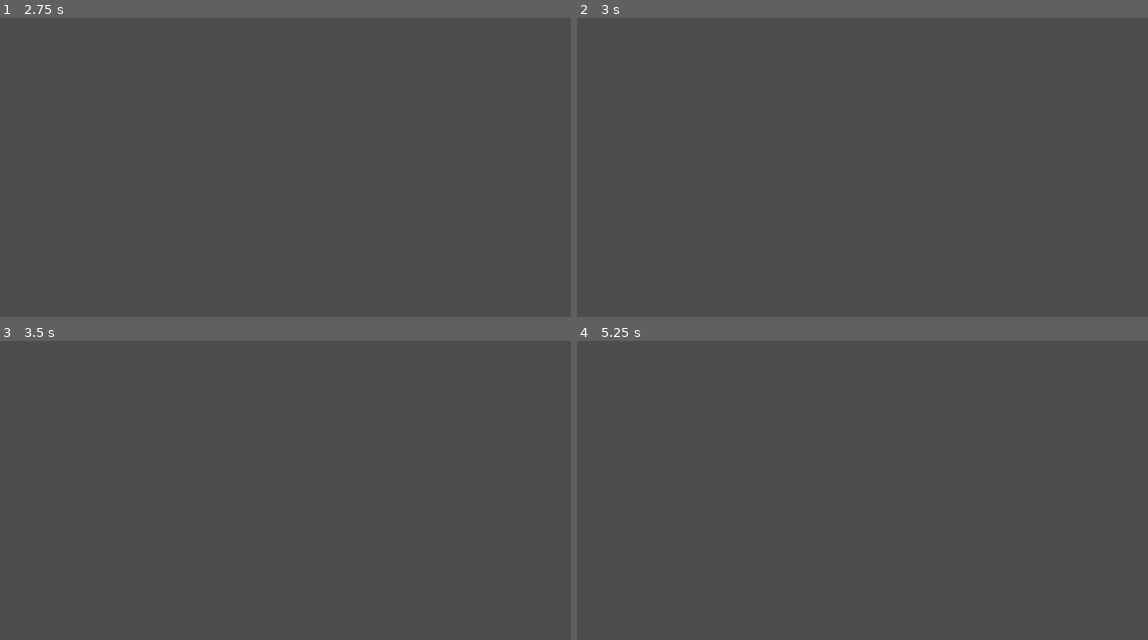
Above: before the commit, frames 1-4 (two rows, left to right).
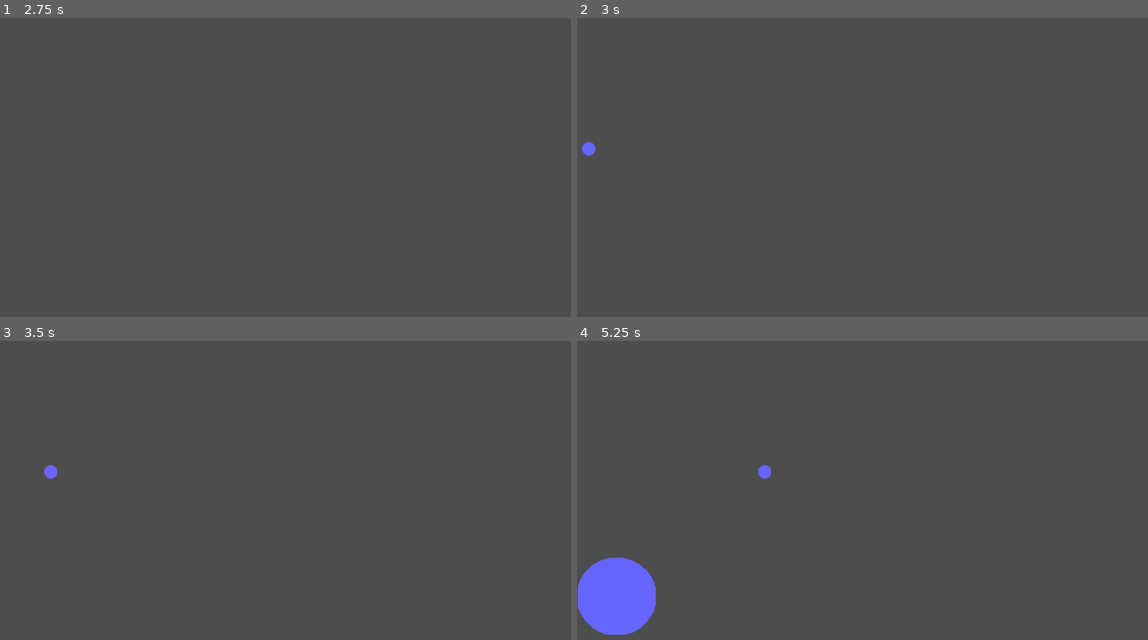
Above: after the commit, the same moments.

Repository: tetio/dummy
Game: Godot game, scene res://levels/dummy_scene.tscn
Two runs of this game, one before a commit and one after it. Both use one fixed random seed, a clock stepped at 60 frames per second and the inputs below.
Inputs:
- Up to frame 1 (2.75 s): tap Enter at 0.5, 2 s; tap Space at 1.25 s
- Up to frame 2 (3 s): tap Space at 2.75 s
- Up to frame 3 (3.5 s): no input
- Up to frame 4 (5.25 s): no input

Frame 1 is identical in both runs. In frame 2, less than 0.1% of the frame differs, in the area x 0-4%, y 41-47%; in frame 3, less than 0.1%; in frame 4, 3.0%, in the area x 0-34%, y 41-99%.

Commit message:
refactoring

Diff:
--- a/actors/generator.gd
+++ b/actors/generator.gd
@@ -15,8 +15,8 @@
 
 # Called every frame. 'delta' is the elapsed time since the previous frame.
 func _process(delta):
-	var my_random_number = rng.randf_range(0.0, 10000.0)
-	if my_random_number > 9990:
+	var my_random_number = rng.randf_range(0.0, 1000.0)
+	if my_random_number > 990:
 		instantiate_ball()
 
 
--- a/levels/dummy_scene.tscn
+++ b/levels/dummy_scene.tscn
@@ -7,7 +7,7 @@
 [node name="Node" type="Node"]
 script = ExtResource("1_uth8f")
 
-[node name="CollisionShape2D" parent="." instance=ExtResource("2_a6l33")]
-
 [node name="destroyer" parent="." instance=ExtResource("3_nsawh")]
 position = Vector2(344, 99)
+
+[node name="CollisionShape2D2" parent="." instance=ExtResource("2_a6l33")]
